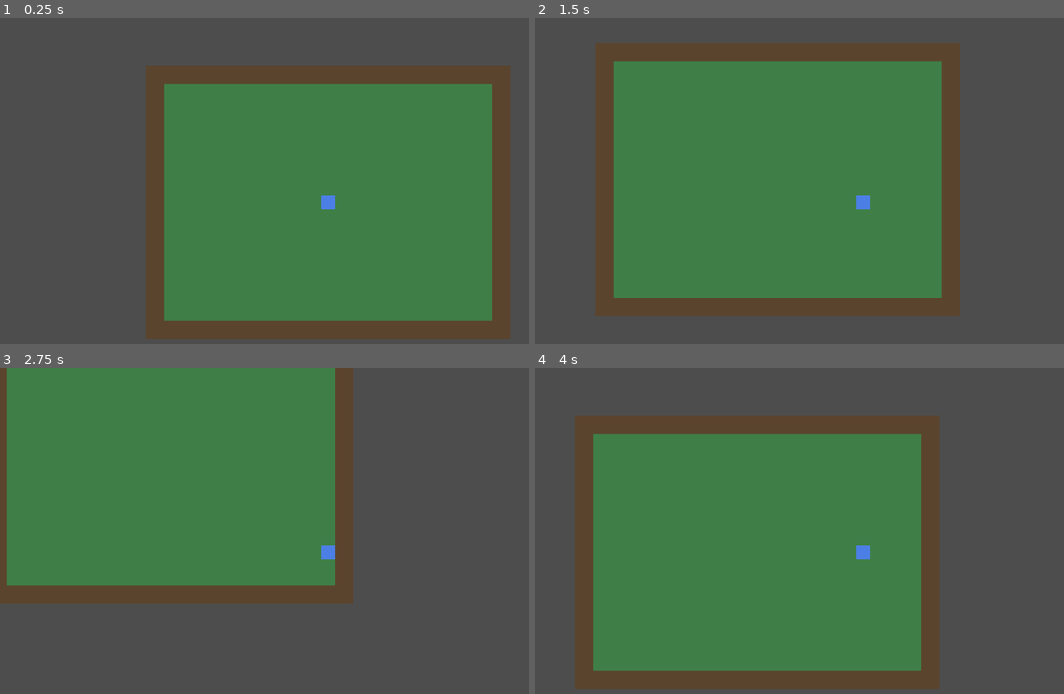
Above: before the commit, frames 1-4 (two rows, left to right).
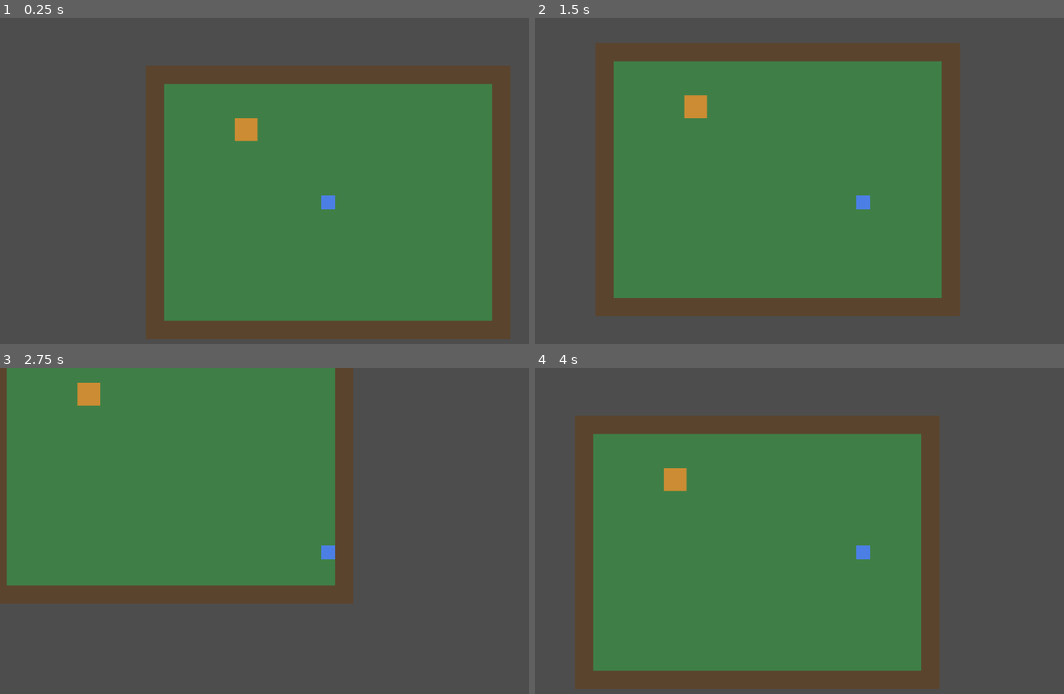
Above: after the commit, the same moments.

Repository: fkenmar/Altiare
Game: Godot game, scene res://scenes/World.tscn
Same seed, same stepped clock (60 frames per second), same inputs: the game is played once before the commit and once after it.
Inputs:
- Up to frame 1 (0.25 s): no input
- Up to frame 2 (1.5 s): tap Enter at 0.5 s; hold D 0.53-1.28 s; hold S from 1.28 s (still down)
- Up to frame 3 (2.75 s): release S at 2.03 s; hold D from 2.03 s (still down)
- Up to frame 4 (4 s): release D at 2.78 s; hold W 2.78-3.53 s; hold A from 3.53 s (still down)

The runs differ from the first frame. In frame 1, 0.3% of the frame differs, in the area x 44-49%, y 30-38%; in frame 2, 0.3%, in the area x 28-33%, y 23-31%; in frame 3, 0.3%; in frame 4, 0.3%.

Commit message:
Add building entrance Area2D that prints on player enter

Diff:
--- a/scenes/Town.tscn
+++ b/scenes/Town.tscn
@@ -1,12 +1,16 @@
-[gd_scene load_steps=4 format=3]
+[gd_scene load_steps=6 format=3]
 
 [ext_resource type="Script" path="res://scripts/Town.gd" id="1_town"]
+[ext_resource type="Script" path="res://scripts/HouseEntrance.gd" id="2_house"]
 
 [sub_resource type="RectangleShape2D" id="HWall"]
 size = Vector2(640, 32)
 
 [sub_resource type="RectangleShape2D" id="VWall"]
 size = Vector2(32, 480)
+
+[sub_resource type="RectangleShape2D" id="Door"]
+size = Vector2(40, 40)
 
 [node name="Town" type="Node2D"]
 script = ExtResource("1_town")
@@ -30,3 +34,16 @@
 [node name="WallRight" type="CollisionShape2D" parent="Walls"]
 position = Vector2(624, 240)
 shape = SubResource("VWall")
+
+[node name="HouseEntrance" type="Area2D" parent="."]
+position = Vector2(176, 112)
+collision_layer = 0
+collision_mask = 2
+script = ExtResource("2_house")
+
+[node name="Visual" type="Polygon2D" parent="HouseEntrance"]
+color = Color(0.8, 0.55, 0.2, 1)
+polygon = PackedVector2Array(-20, -20, 20, -20, 20, 20, -20, 20)
+
+[node name="CollisionShape2D" type="CollisionShape2D" parent="HouseEntrance"]
+shape = SubResource("Door")
--- /dev/null
+++ b/scripts/HouseEntrance.gd
@@ -0,0 +1,12 @@
+extends Area2D
+
+## Building entrance trigger. For M1 it just announces entry (later it'll swap to an
+## interior scene). Connects its own body_entered signal (prefer signals — see
+## CLAUDE.md); its collision_mask is the player layer, so only the player trips it.
+
+func _ready() -> void:
+	body_entered.connect(_on_body_entered)
+
+func _on_body_entered(body: Node2D) -> void:
+	if body.is_in_group("player"):
+		print("entered house")
